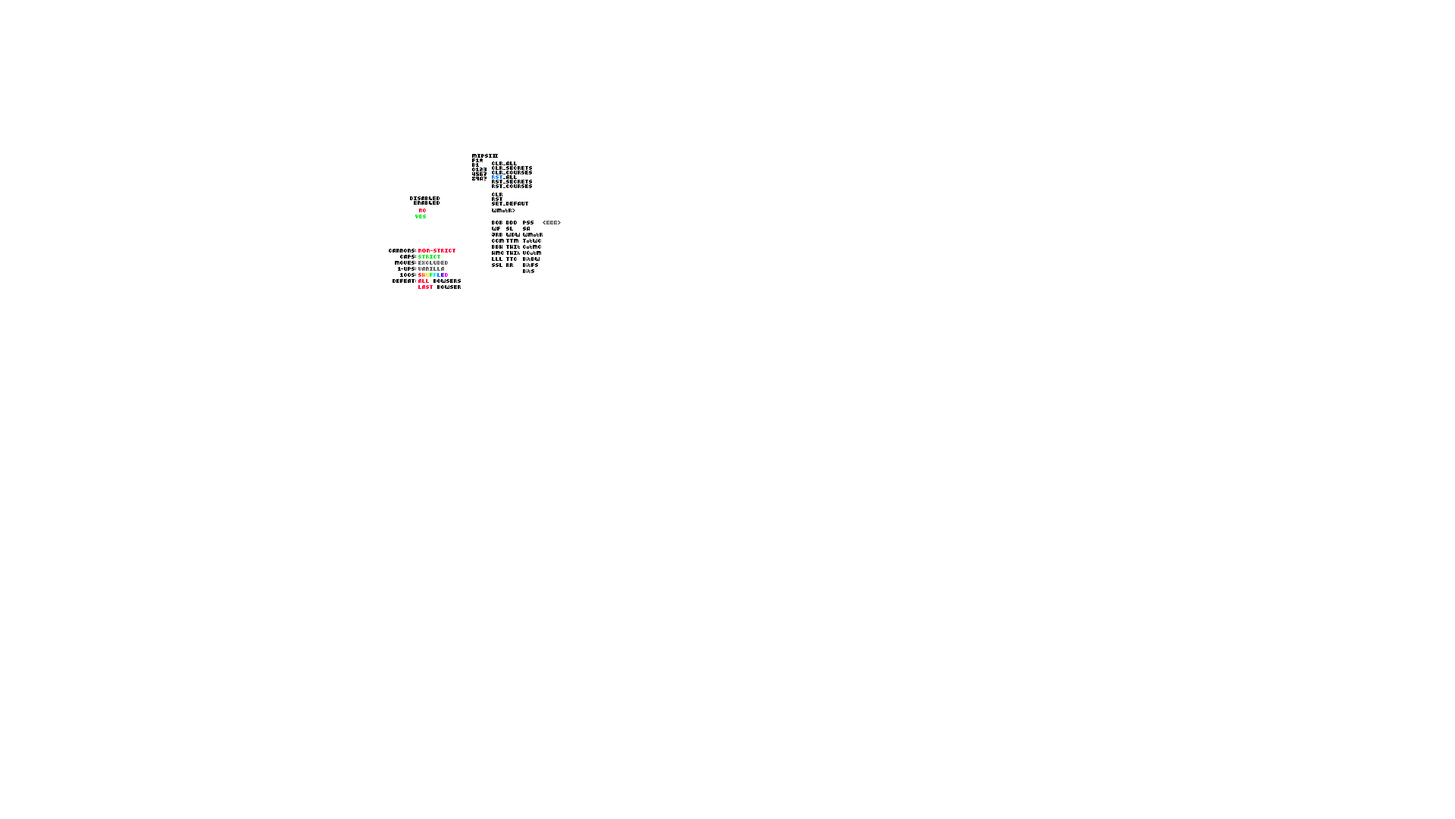
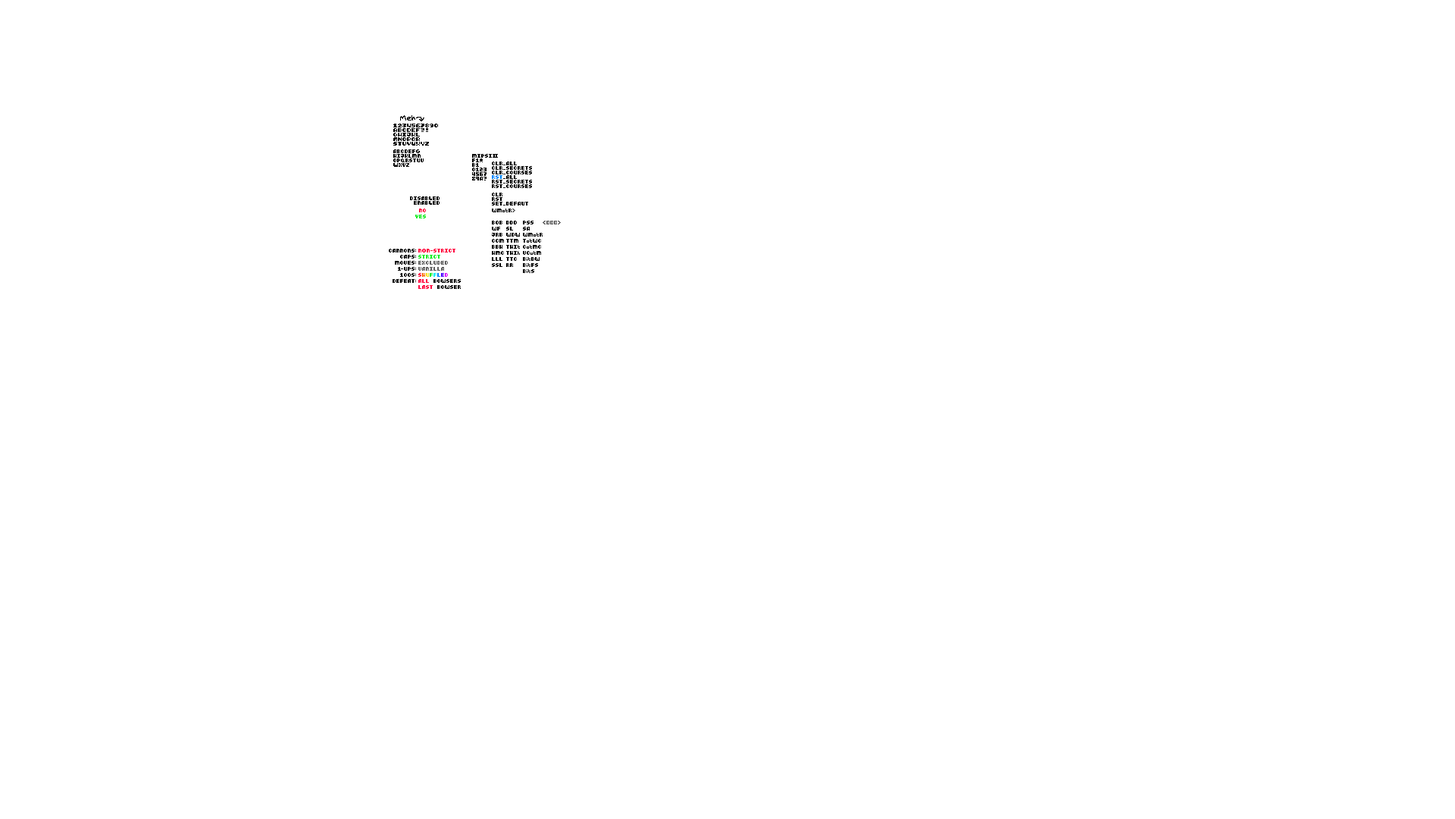
Before/after of a 1455 × 819 layered artwork. What changed in the layer stack:
painted on "RR #1" over (393, 115, 439, 167)
